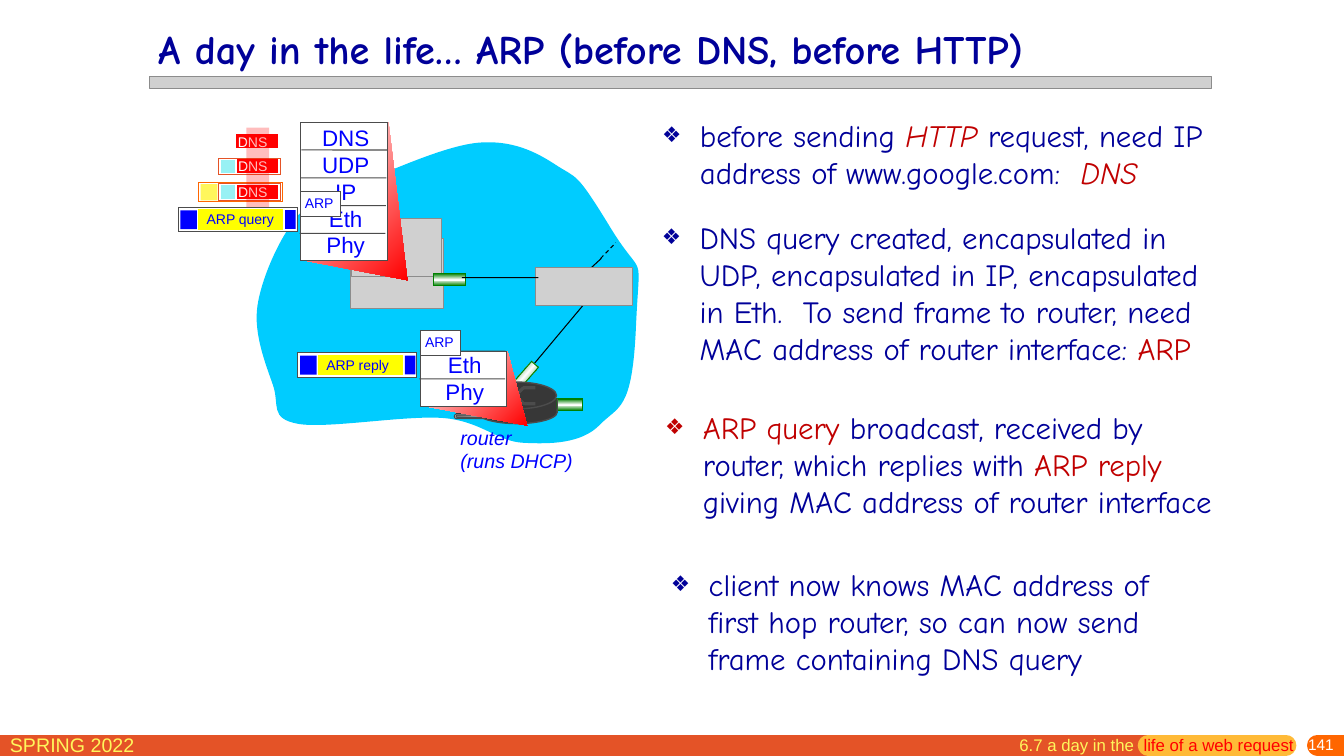
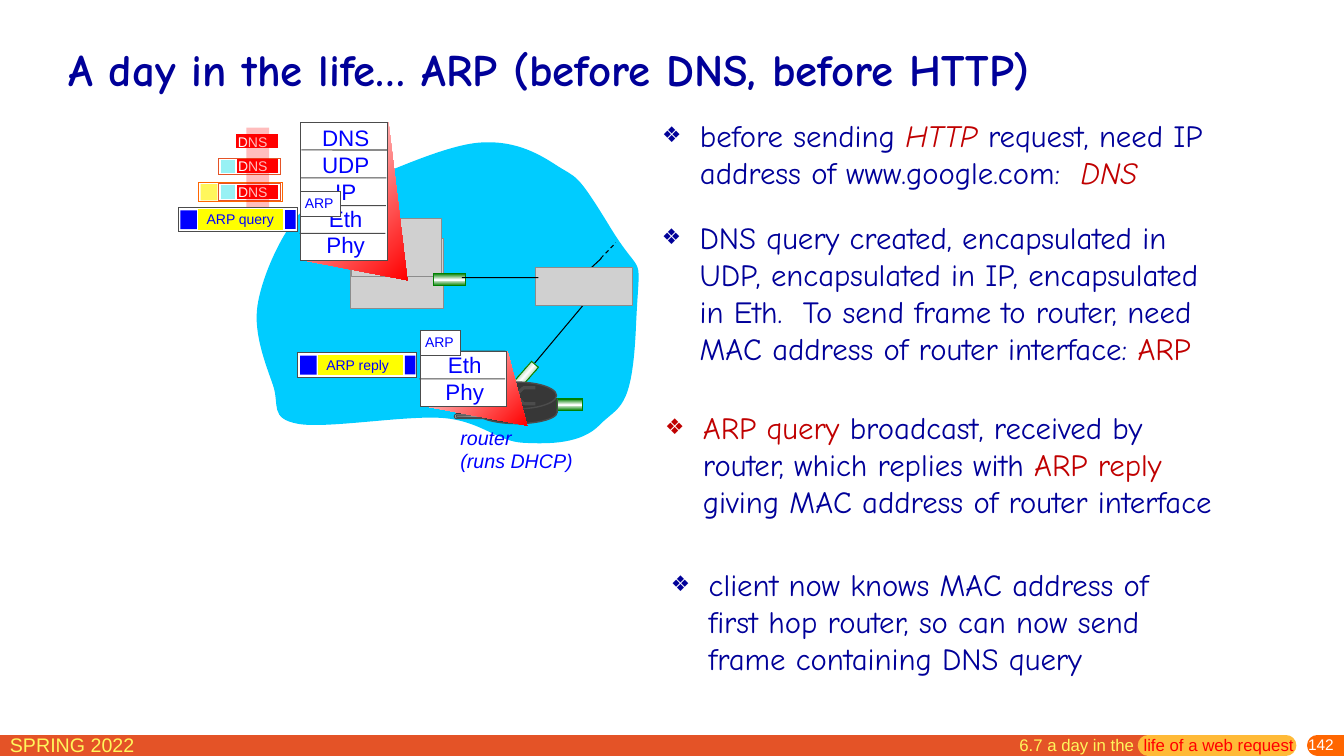
Before and after one commit to network-whu/slides, a slide deck: slide 142 of pptx/chapter6.pptx (slide 141 before the commit). Drawn at 1344x756 pixels with LibreOffice and Linux fonts; fonts in the diff are those of the drawing; grey boxes stand for pictures. Boxes give left, top, right and bottom in pixels: in the first picture for what was removed or moved away, otherwise in the second. Text is boxed around its words. In the diff, an @@ line names an element or a change of style, - is before the commit and + after.

```diff
--- a/pptx/chapter6.pptx
+++ b/pptx/chapter6.pptx
@@ title "A day in the life… ...": place and size @@
-title "A day in the life… ..." at bbox=[158, 33, 1024, 77]
+title "A day in the life… ..." at bbox=[68, 52, 1030, 95]
@@ title "A day in the life… ..." at bbox=[68, 52, 1030, 95]: size 28.8 to 32 pt @@
@@ picture removed at bbox=[149, 77, 1212, 89] @@
@@ page number at bbox=[1308, 737, 1334, 753]: text changed @@
-141
+142
```
Also in this commit, not shown: 16 other slides changed, 1 slide added.
